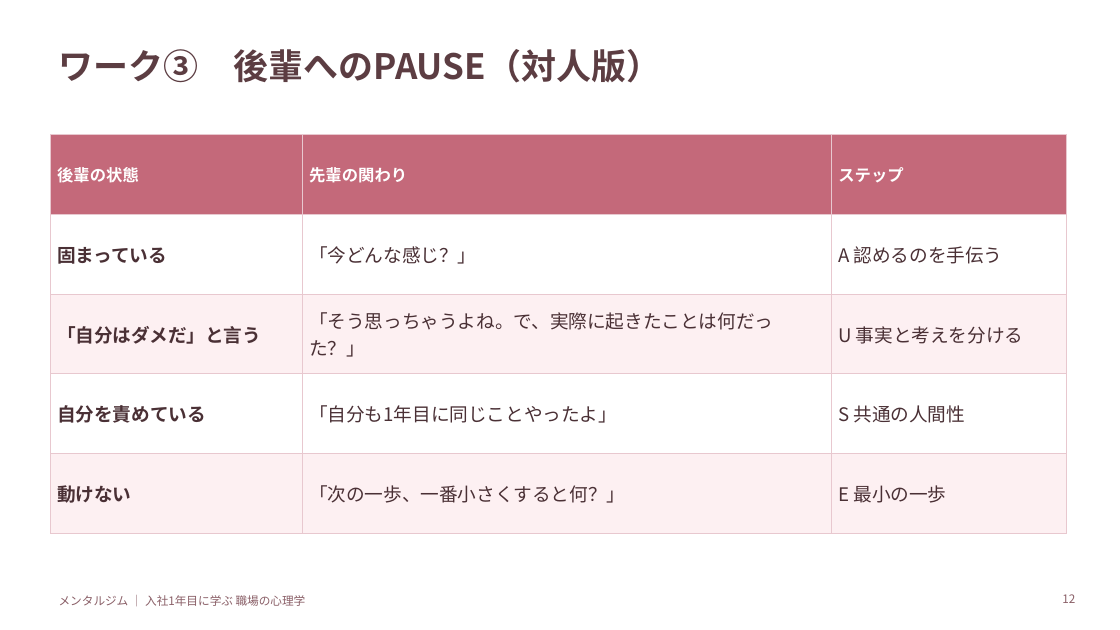
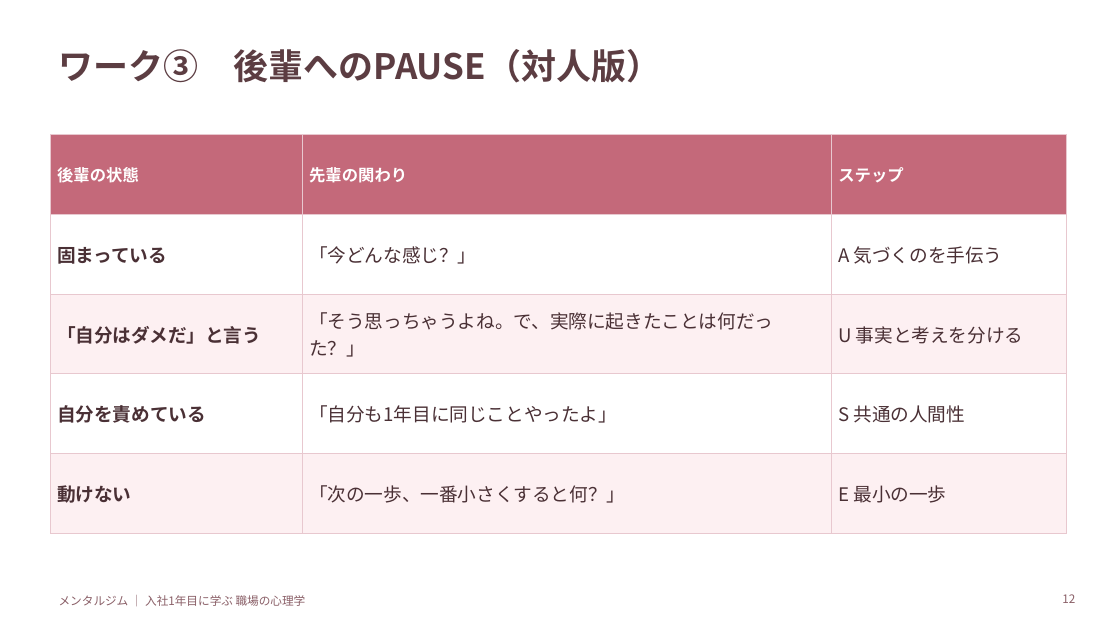
Before and after one commit to cocorest/mentalgym, a slide deck: slide 12 of programs/newcomer-first-year/slides/03_12か月後フォローアップ研修.pptx. Drawn at 1120x630 pixels with LibreOffice and Linux fonts; fonts in the diff are those of the drawing. Boxes give left, top, right and bottom in pixels: in the first picture for what was removed or moved away, otherwise in the second. Text is boxed around its words. In the diff, an @@ line names an element or a change of style, - is before the commit and + after.

```diff
--- a/programs/newcomer-first-year/slides/03_12か月後フォローアップ研修.pptx
+++ b/programs/newcomer-first-year/slides/03_12か月後フォローアップ研修.pptx
@@ table at [50,134,1067,507] @@
-row 2, column 3: A 認めるのを手伝う
+row 2, column 3: A 気づくのを手伝う
```
Also in this commit, not shown: 2 other slides changed, 9 other files.
